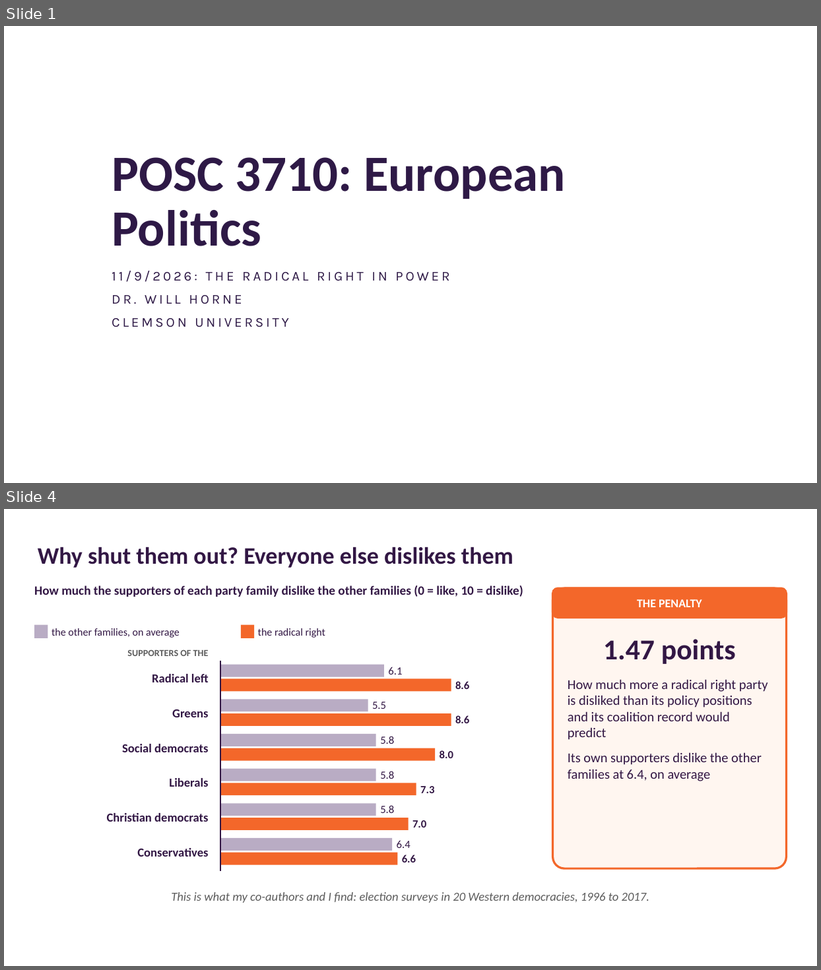
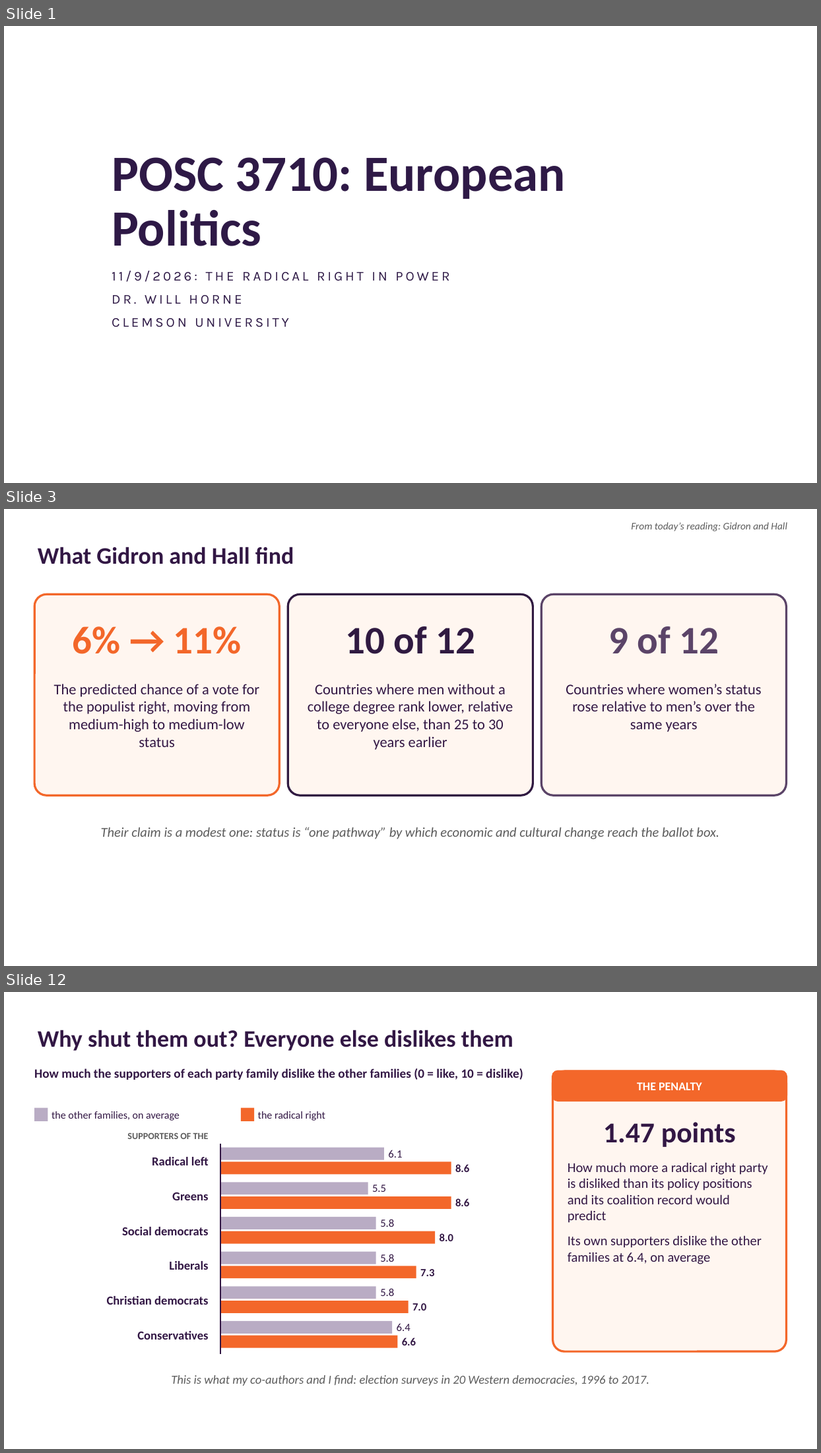
Before and after one commit to Will-Horne/will-horne.github.io, a slide deck: posc-3710/2026-11-09-the-radical-right-in-power.pptx. Shown one above the other, each under a label of ours: slides 1 and 4 before the commit, slides 1, 3 and 12 after it; the slides between them are not shown. The pictures are 821x970 and 821x1453 pixels, drawn with LibreOffice and Linux fonts; fonts in the diff are those of the drawing; background and template pictures are left out. Boxes give left, top, right and bottom in pixels: in the first picture for what was removed or moved away, otherwise in the second. Text is boxed around its words. In the diff, an @@ line names an element or a change of style, - is before the commit and + after.

Commit message:
Update lecture: The Radical Right in Power

```diff
--- a/posc-3710/2026-11-09-the-radical-right-in-power.pptx
+++ b/posc-3710/2026-11-09-the-radical-right-in-power.pptx
@@ slide 3 added at (4, 509, 817, 966), background picture (left out) @@
@@ text added at (631, 522, 787, 531), 12 pt, text #5C5C5C, italic @@
+From today’s reading: Gidron and Hall
@@ text added at (38, 547, 294, 564), 28 pt, text #321744, bold @@
+What Gidron and Hall find
@@ rounded rectangle added at (34, 594, 280, 795), fill #FFF6F0, outline #F3672A 2.5 pt @@
@@ rounded rectangle added at (288, 594, 533, 795), fill #FFF6F0, outline #301A41 2.5 pt @@
@@ rounded rectangle added at (541, 594, 787, 795), fill #FFF6F0, outline #5B4468 2.5 pt @@
@@ text added at (73, 626, 242, 654), 46 pt, text #F3672A, bold @@
+6% → 11%
@@ text added at (346, 626, 475, 654), 46 pt, text #301A41, bold @@
+10 of 12
@@ text added at (609, 626, 719, 654), 46 pt, text #5B4468, bold @@
+9 of 12
@@ text added at (54, 684, 259, 747), 17.5 pt, text #321744 @@
+The predicted chance of a vote for the populist right, moving from medium-high to medium-low status
@@ text added at (308, 684, 513, 750), 17.5 pt, text #321744 @@
+Countries where men without a college degree rank lower, relative to everyone else, than 25 to 30 years earlier
@@ text added at (566, 684, 761, 732), 17.5 pt, text #321744 @@
+Countries where women’s status rose relative to men’s over the same years
@@ text added at (101, 827, 719, 840), 16 pt, text #5C5C5C, italic @@
+Their claim is a modest one: status is “one pathway” by which economic and cultural change reach the ballot box.
@@ what was slide 4 is now slide 12 @@
```
Also in this commit, not shown: 1 slide changed, 8 other slides added, 1 slide removed, 1 other file.
